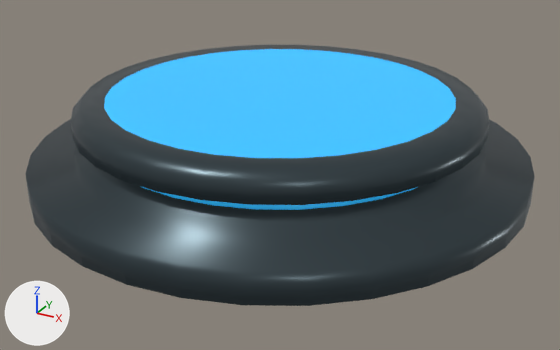
Before and after pictures for a commit that changed the glTF model Pixel Golf/assets/Club Rack/Deselected.glb.
One viewpoint serves both versions: a 50 mm camera at (0.0705, -0.3937, 0.0886) aimed at (0.0016, -0.2684, 0.026). Arrows for +X, +Y and +Z are at lower left; the lights stay in place. The picture after the commit comes second.

Script lines for the objects in view, before the commit:
```python
mat_blue = principled_material('Blue')
mat_blue.base_color = (0.0207, 0.39, 0.839)  # blue #27a8ec
mat_blue.emission_color = (0.0101, 0.191, 0.388)  # blue #1a79a7
mat_blue.emission_strength = 1.0
me_cylinder = bpy.data.meshes.new('Cylinder')
me_cylinder.from_pydata(...)  # 320 vertices, 636 faces; spans x -0.0493..0.0493, y -0.0493..0.0493, z -0.0103..0.0068
# faces by material slot: [542, 94]
me_cylinder.materials.append(mat_color_tilesheet_metallic)
me_cylinder.materials.append(mat_blue)  # blue #27a8ec, glowing blue #1a79a7
ob_deselected = bpy.data.objects.new('DeSelected', me_cylinder)
ob_deselected.location = (0.0, -0.2655, 0.0353)
```
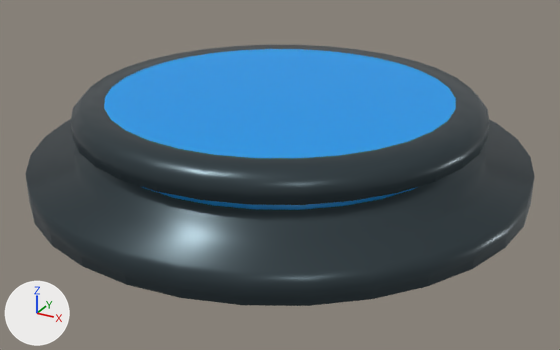
Edits to the scene script, one JSON object a line:
```json
{"op": "remove", "block": "mat_blue", "code": "mat_blue.emission_color = (0.0101, 0.191, 0.388)  # blue #1a79a7"}
{"op": "remove", "block": "mat_blue", "code": "mat_blue.emission_strength = 1.0"}
```

Pixel boxes (x1, y1, x2, y2) of what changed, in the pictures (560 x 350 px):
```json
{"object": "DeSelected", "change": "recoloured, surface changed", "before": [101, 46, 459, 213], "after": [101, 46, 459, 213]}
```
